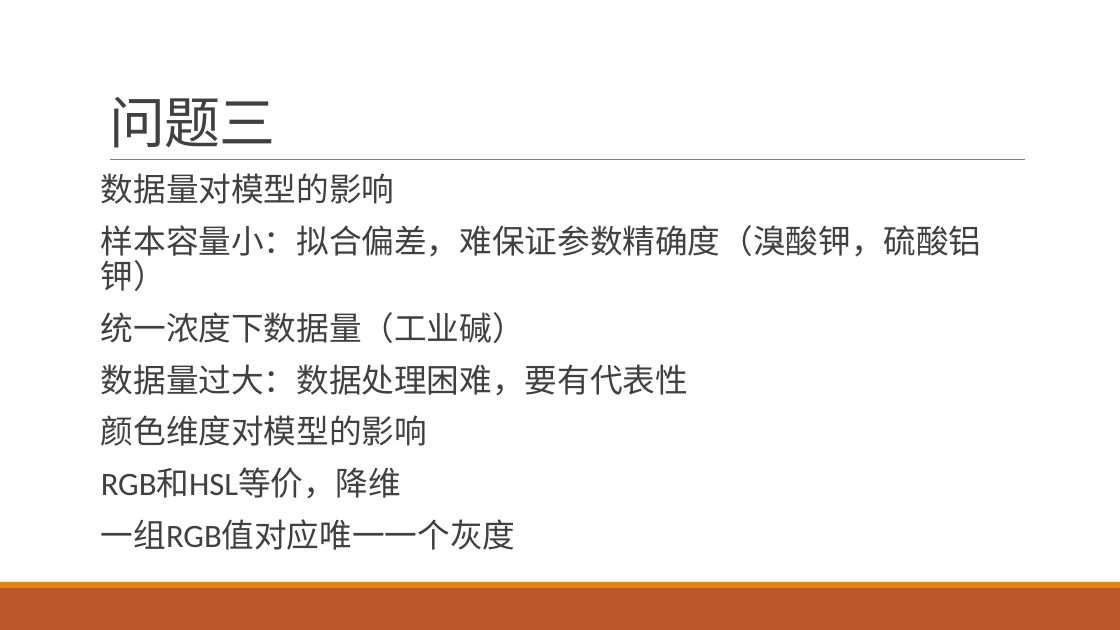
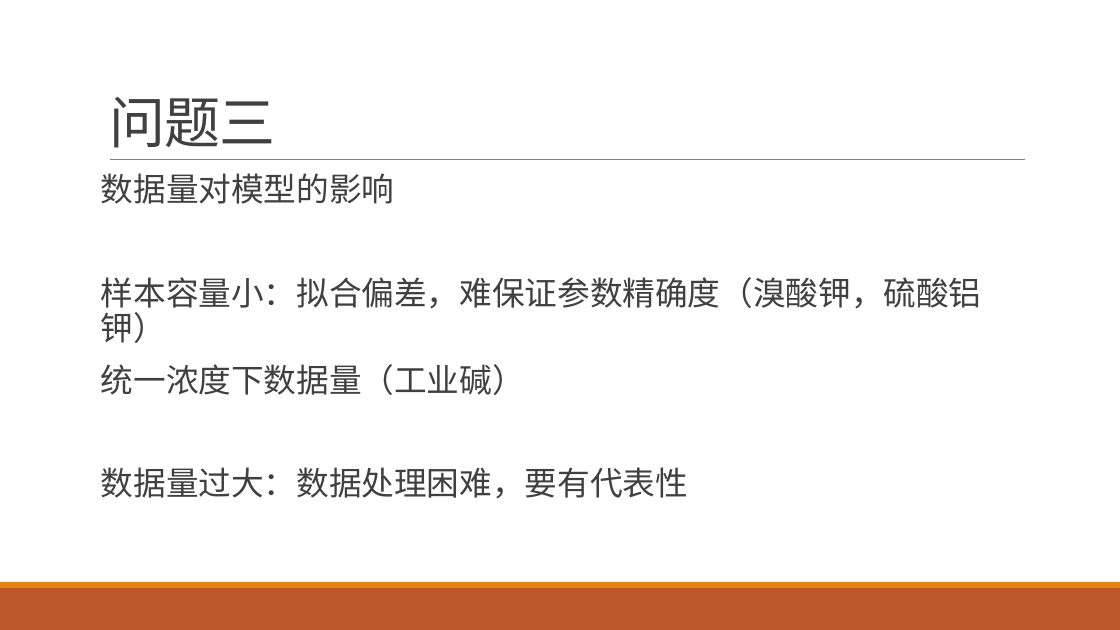
Before and after one commit to yuanjingsong/MCM_Homework, a slide deck: slide 49 of PreG21.pptx. Drawn at 1120x630 pixels with LibreOffice and Linux fonts; fonts in the diff are those of the drawing. Boxes give left, top, right and bottom in pixels: in the first picture for what was removed or moved away, otherwise in the second. Text is boxed around its words. In the diff, an @@ line names an element or a change of style, - is before the commit and + after.

Commit message:
add

```diff
--- a/PreG21.pptx
+++ b/PreG21.pptx
@@ text at <box>101,415,516,550</box>: paragraphs removed @@
-颜色维度对模型的影响
-RGB和HSL等价，降维
-一组RGB值对应唯一一个灰度
```
Also in this commit, not shown: 12 other slides changed, 4 slides added.
